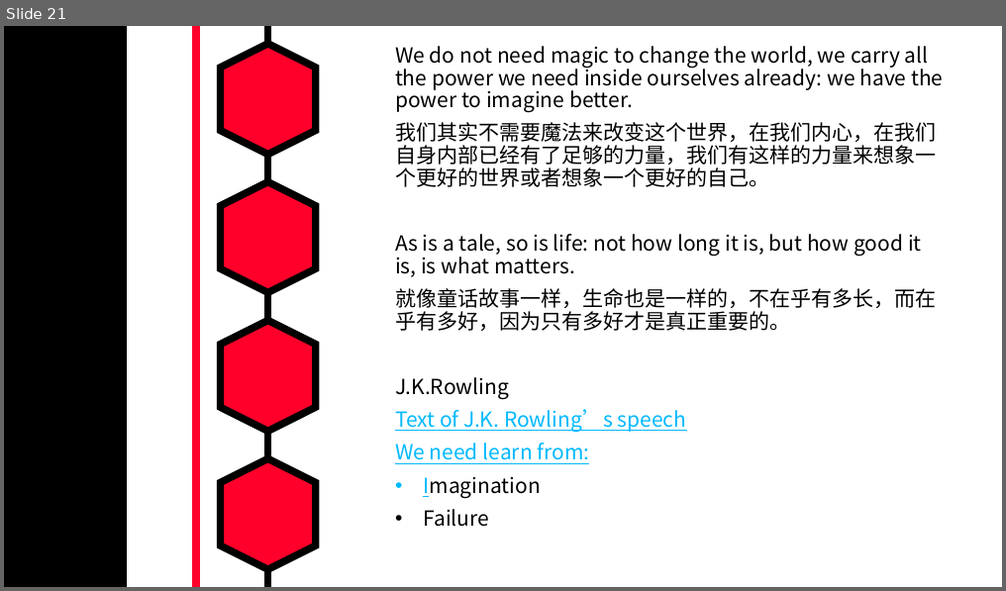
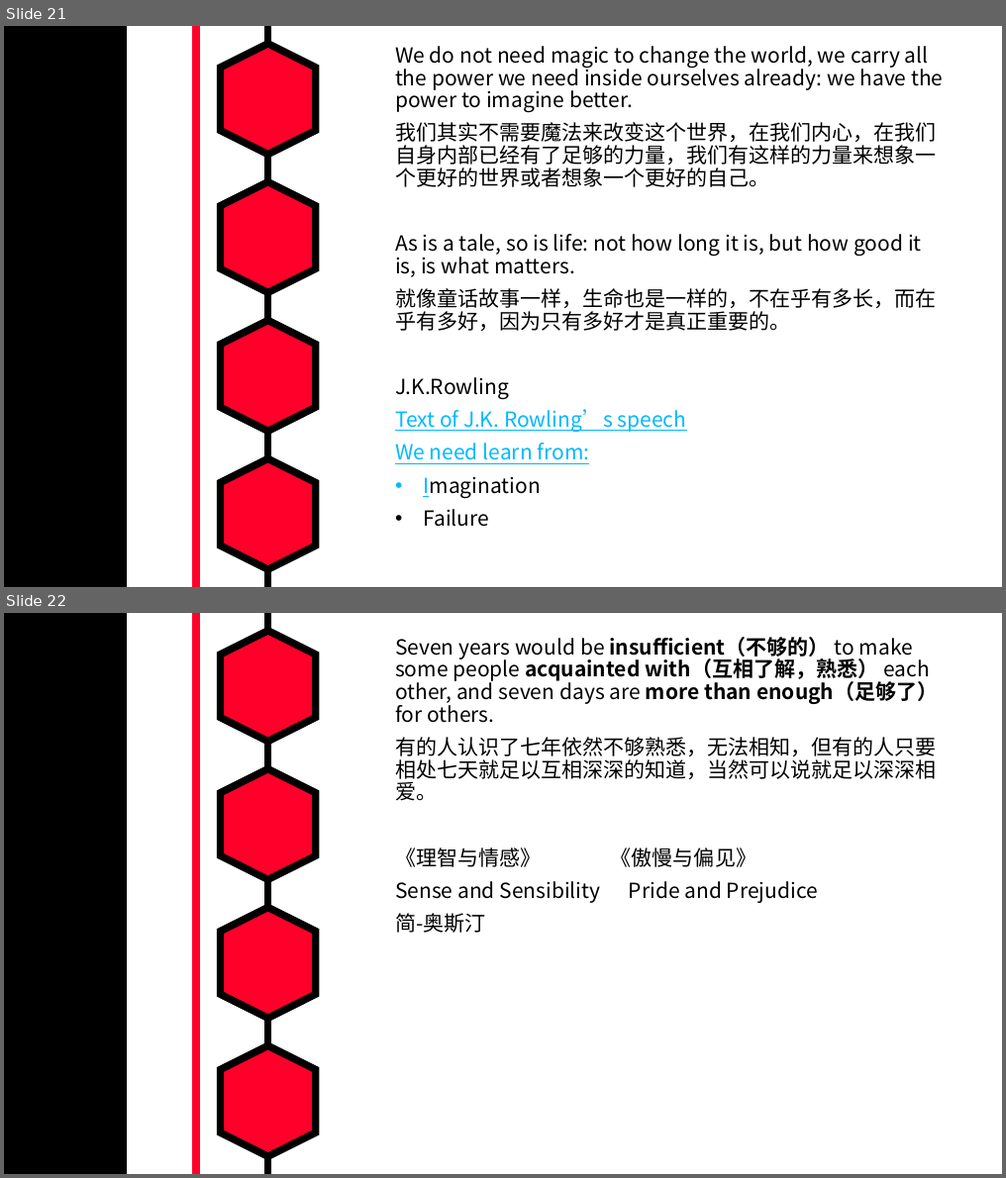
Before and after one commit to MarkShen1992/PPT-template, a slide deck: morning reading/iridescent english sentenses.pptx. Shown one above the other, each under a label of ours: slide 21 before the commit, slides 21 and 22 after it. The pictures are 1006x591 and 1006x1178 pixels, drawn with LibreOffice and Linux fonts; fonts in the diff are those of the drawing. Boxes give left, top, right and bottom in pixels: in the first picture for what was removed or moved away, otherwise in the second. Text is boxed around its words. In the diff, an @@ line names an element or a change of style, - is before the commit and + after.

```diff
--- a/morning reading/iridescent english sentenses.pptx
+++ b/morning reading/iridescent english sentenses.pptx
@@ slide 22 added at <box>4,613,1002,1174</box>, background #FFFFFF; not listed: 7 template elements that a slide beside it also shows @@
@@ text added at <box>395,637,939,903</box>, 20 pt, text #000000 @@
+Seven years would be insufficient（不够的） to make some people acquainted with（互相了解，熟悉） each other, and seven days are more than enough（足够了） for others.
+有的人认识了七年依然不够熟悉，无法相知，但有的人只要相处七天就足以互相深深的知道，当然可以说就足以深深相爱。
+《理智与情感》 《傲慢与偏见》
+Sense and Sensibility Pride and Prejudice
+简-奥斯汀
```
Also in this commit, not shown: 1 other slide added.
